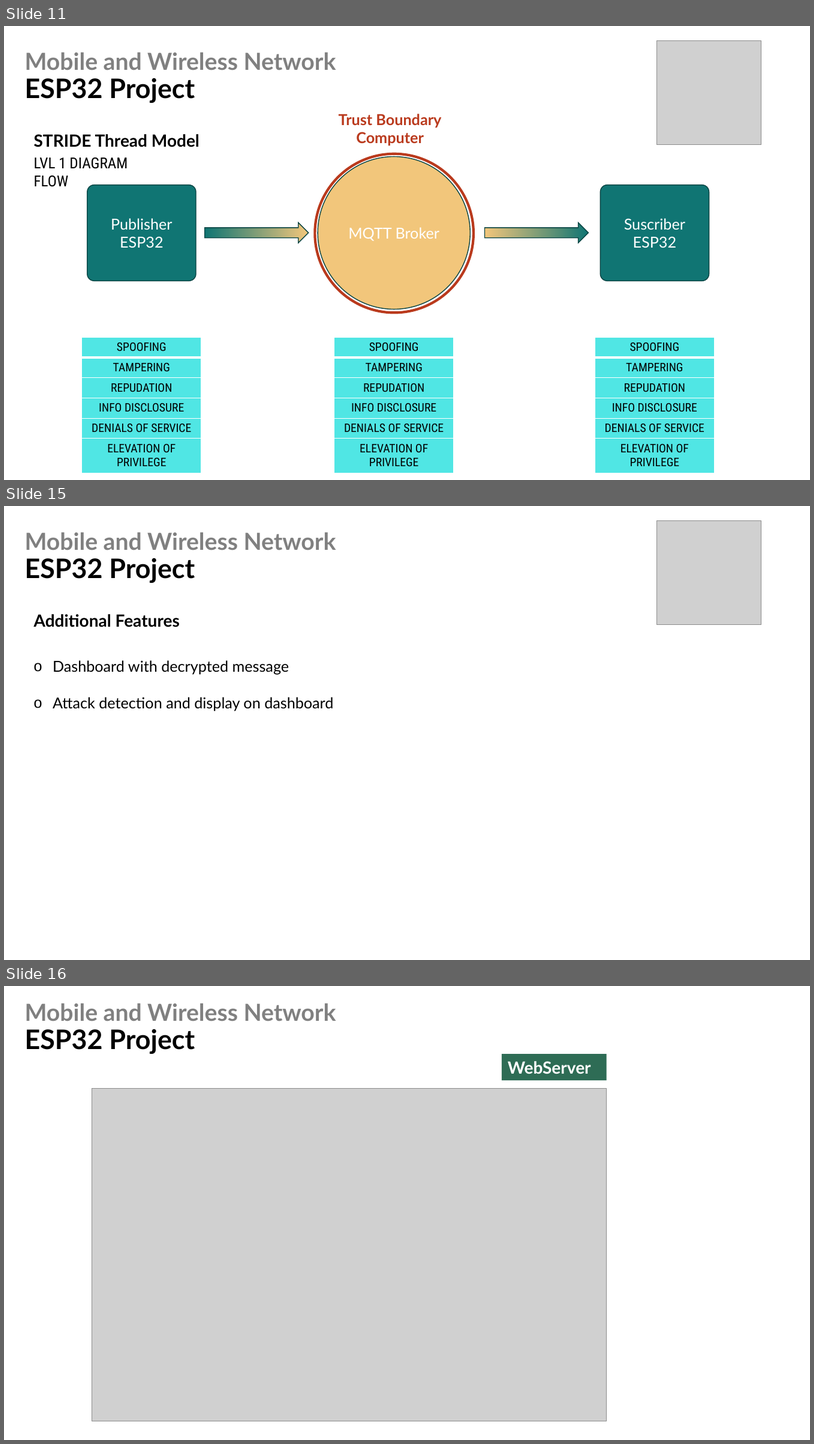
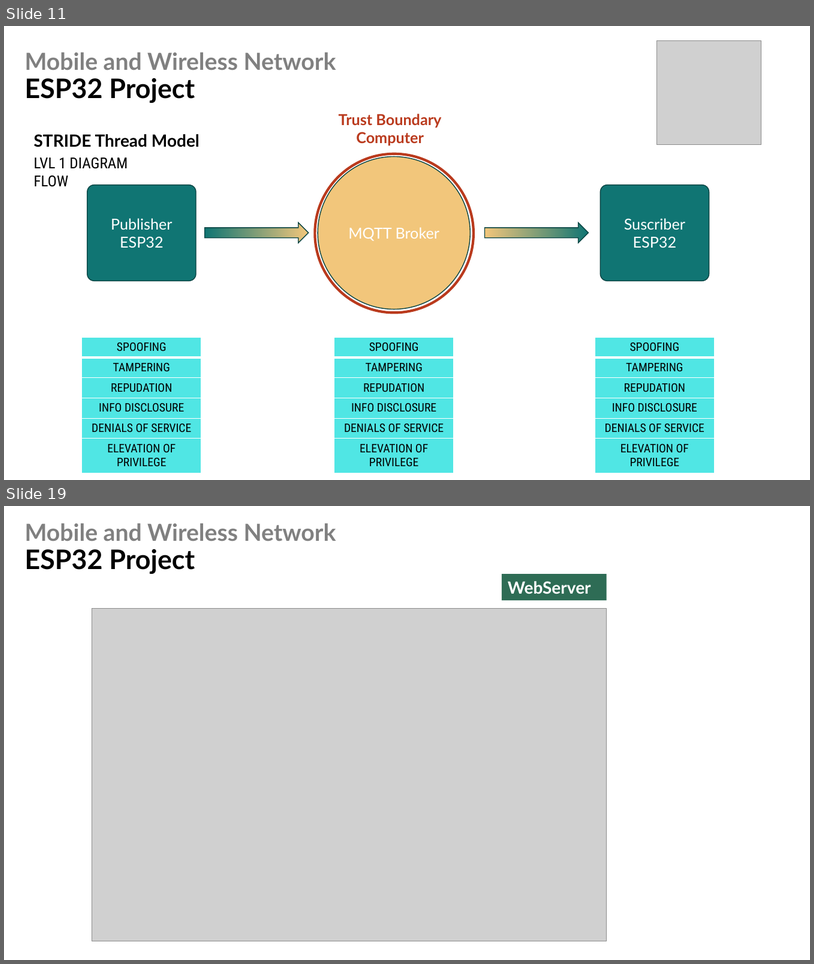
Before and after one commit to CedricS789/ELEC-H423---IoT-Project, a slide deck: Presentation/Presentation_Group12.pptx. Shown one above the other, each under a label of ours: slides 11, 15 and 16 before the commit, slides 11 and 19 after it; the slides between them are not shown. The pictures are 814x1444 and 814x964 pixels, drawn with LibreOffice and Linux fonts; fonts in the diff are those of the drawing; grey boxes stand for pictures. Boxes give left, top, right and bottom in pixels: in the first picture for what was removed or moved away, otherwise in the second. Text is boxed around its words. In the diff, an @@ line names an element or a change of style, - is before the commit and + after.

```diff
--- a/Presentation/Presentation_Group12.pptx
+++ b/Presentation/Presentation_Group12.pptx
@@ slide 15 removed at (x1=4, y1=506, x2=810, y2=960), background #FFFFFF @@
@@ picture removed at (x1=657, y1=520, x2=761, y2=625) @@
@@ title removed at (x1=25, y1=532, x2=336, y2=583) @@
-Mobile and Wireless Network
-ESP32 Project
@@ text removed at (x1=34, y1=614, x2=180, y2=627) @@
-Additional Features
@@ text removed at (x1=53, y1=660, x2=333, y2=711) @@
-o Dashboard with decrypted message
-o Attack detection and display on dashboard
@@ what was slide 16 is now slide 19 @@
```
Also in this commit, not shown: 3 slides changed, 5 slides added.
